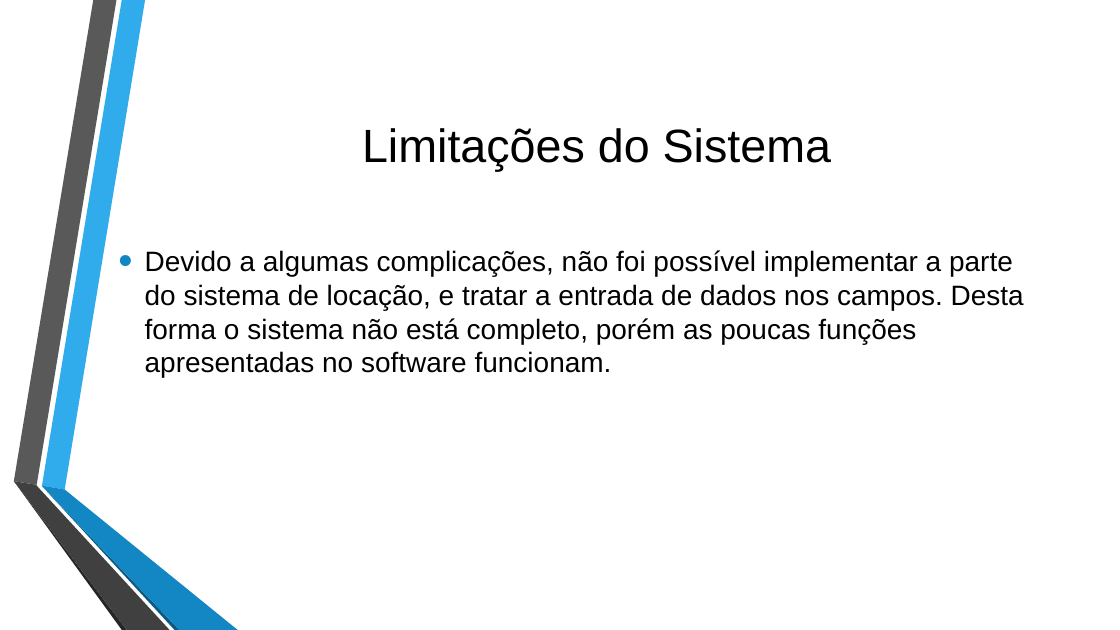
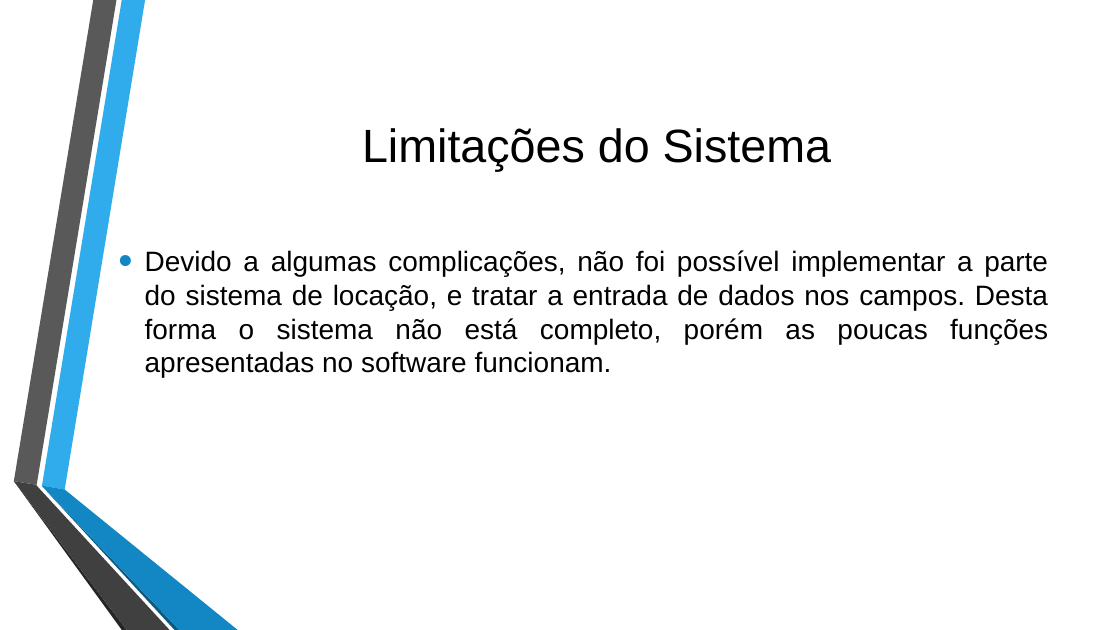
Before and after one commit to Rodrigojxj/ProjetoFinal_POO_2018.2_LocadoraDeVideo, a slide deck: slide 8 of LoopInfinito - Apresentação final.pptx. Drawn at 1120x630 pixels with LibreOffice and Linux fonts; fonts in the diff are those of the drawing; background and template pictures are left out. Boxes give left, top, right and bottom in pixels: in the first picture for what was removed or moved away, otherwise in the second. Text is boxed around its words. In the diff, an @@ line names an element or a change of style, - is before the commit and + after.

```diff
--- a/LoopInfinito - Apresentação final.pptx
+++ b/LoopInfinito - Apresentação final.pptx
@@ text "Devido a algumas complicações, não ..." at (145,250,1048,377): alignment left to justified @@
```
Also in this commit, not shown: 5 other slides changed.
